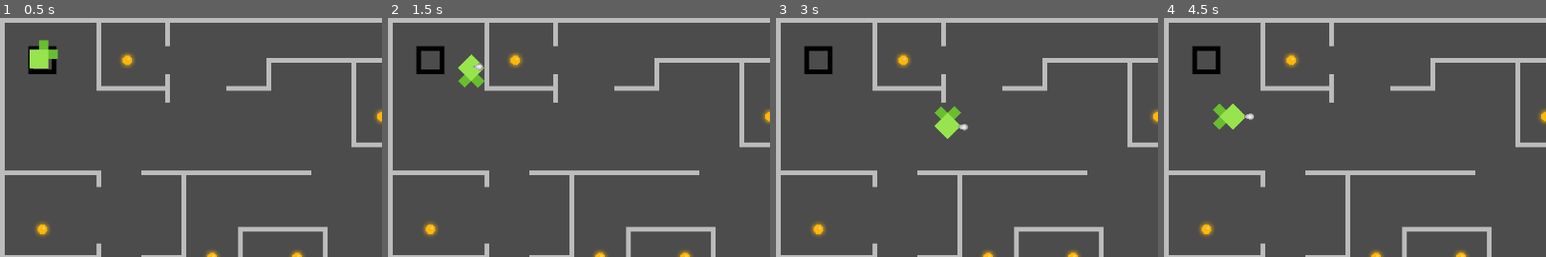
Above: before the commit, frames 1-4 (left to right).
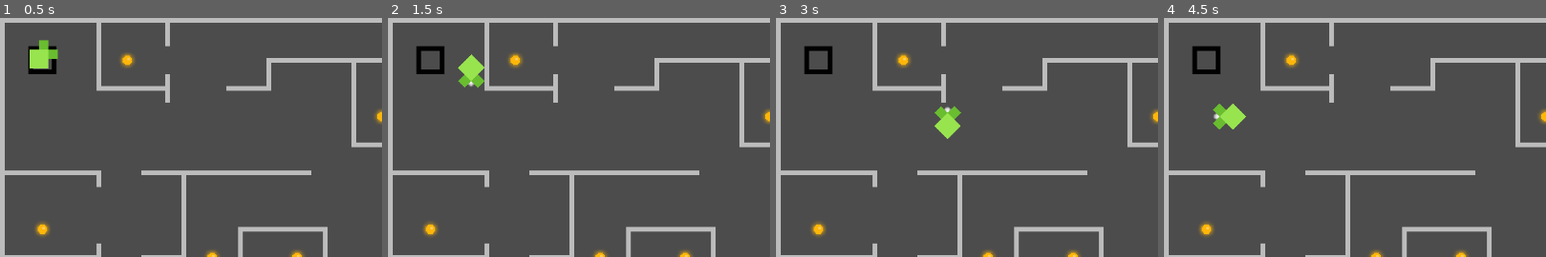
Above: after the commit, the same moments.

Repository: Kowagatte/TDClient
Game: Godot game, scene res://main.tscn
Same seed, same stepped clock (60 frames per second), same inputs: the game is played once before the commit and once after it.
Inputs (mouse positions are % of the whole screen's width and height, from its top left):
- Up to frame 1 (0.5 s): no input
- Up to frame 2 (1.5 s): tap Enter at 0.5 s; move the mouse to (72, 45) at 0.52 s; press the mouse at (72, 45) at 0.53 s; hold D (move_right) 0.53-1.28 s; tap Space at 1.25 s; move the mouse to (30, 55) at 1.27 s; release the mouse at (30, 55) at 1.28 s; hold S (move_down) from 1.28 s (still down); click (30, 55) at 1.35 s
- Up to frame 3 (3 s): move the mouse to (60, 28) at 2.02 s; release S (move_down) at 2.03 s; press the mouse at (60, 28) at 2.03 s; hold D (move_right) 2.03-2.78 s; move the mouse to (45, 70) at 2.77 s; release the mouse at (45, 70) at 2.78 s; hold W (move_up) from 2.78 s (still down); click (45, 70) at 2.85 s
- Up to frame 4 (4.5 s): tap Enter at 3.5 s; move the mouse to (80, 65) at 3.52 s; release W (move_up) at 3.53 s; press the mouse at (80, 65) at 3.53 s; hold A (move_left) from 3.53 s (still down); move the mouse to (20, 35) at 4.27 s; release the mouse at (20, 35) at 4.28 s; click (20, 35) at 4.35 s
The pictures show only the part of the screen within x 0-50%, y 0-50%; the shares and areas given below are measured in that part.

Frame 1 is identical in both runs. In frame 2, less than 0.1% of the frame differs, in the area x 21-26%, y 18-29%; in frame 3, less than 0.1%; in frame 4, less than 0.1%.

Commit message:
Added bullet movement, shooting and rotation

Diff:
--- a/nodes/bullet.tscn
+++ b/nodes/bullet.tscn
@@ -4,7 +4,7 @@
 [ext_resource path="res://scripts/bullet.gd" type="Script" id=2]
 
 [sub_resource type="RectangleShape2D" id=1]
-extents = Vector2( 3, 3 )
+extents = Vector2( 2.75, 3 )
 
 [node name="bullet" type="KinematicBody2D"]
 scale = Vector2( 2, 2 )
@@ -12,7 +12,7 @@
 script = ExtResource( 2 )
 
 [node name="CollisionShape" type="CollisionShape2D" parent="."]
-position = Vector2( 2, 0 )
+position = Vector2( 1.75, 0 )
 shape = SubResource( 1 )
 
 [node name="Sprite" type="Sprite" parent="."]
--- a/scripts/Player.gd
+++ b/scripts/Player.gd
@@ -1,8 +1,13 @@
 extends KinematicBody2D
 
 var move_speed = 200
-var movement = [false, false, false, false]
-var rotation_map = [-45, 135, 45, -135]
+var velocity = Vector2(0, 0)
+var rotation_map = [[270, 225, 180], [315, rotation_degrees, 135], [0, 45, 90]]
+
+# [up, down, right, left]
+# [315, 135, 45, 225]
+# [up_right, up_left, down_right, down_left]
+# [0, 270, 90, 180]
 
 var bullet: KinematicBody2D
 
@@ -13,60 +18,28 @@
 
 
 func _physics_process(_delta):
-	var velocity = Vector2()
-
-	if movement[0]:
-		velocity.y -= move_speed
-		rotation_degrees = -45
-	if movement[1]:
-		velocity.y += move_speed
-		rotation_degrees = 135
-	if movement[2]:
-		velocity.x += move_speed
-		rotation_degrees = 45
-	if movement[3]:
-		velocity.x -= move_speed
-		rotation_degrees = -135
-
-	if velocity.x > 0:
-		if velocity.y < 0:
-			pass
-		if velocity.y > 0:
-			pass
-		rotation_degrees = rotation_map[2]
-	if velocity.x < 0:
-		if velocity.y < 0:
-			pass
-		if velocity.y > 0:
-			pass
-	else:
-		if velocity.y < 0:
-			pass
-		if velocity.y > 0:
-			pass
-
-	# Should base rotation on velocity instead of input.
-	if movement[0] and movement[2]:
-		rotation_degrees = rotation_map[0] + rotation_map[2]
-	elif movement[0] and movement[3]:
-		rotation_degrees = -rotation_map[0] + rotation_map[3]
-	elif movement[1] and movement[2]:
-		rotation_degrees = rotation_map[1] + -rotation_map[2]
-	elif movement[1] and movement[3]:
-		rotation_degrees = rotation_map[1] + rotation_map[3] + 180
+	if velocity != Vector2():
+		rotation_degrees = rotation_map[velocity.x+1][velocity.y+1]
+	var _m = move_and_slide(velocity.normalized() * move_speed)
 
 
-	var _m = move_and_slide(velocity)
 
 # Called every frame. 'delta' is the elapsed time since the previous frame.
 func _process(_delta):
 
 	if Input.is_action_pressed("shoot"):
-		bullet.position = position
-		bullet.set_process(true)
-		bullet.visible = true
+		bullet.shoot(position, velocity)
 
-	movement[0] = Input.is_action_pressed("move_up")
-	movement[1] = Input.is_action_pressed("move_down")
-	movement[2] = Input.is_action_pressed("move_right")
-	movement[3] = Input.is_action_pressed("move_left")
+	if Input.is_action_pressed("move_up"):
+		velocity.y = -1
+	elif Input.is_action_pressed("move_down"):
+		velocity.y = 1
+	else:
+		velocity.y = 0
+
+	if Input.is_action_pressed("move_right"):
+		velocity.x = 1
+	elif Input.is_action_pressed("move_left"):
+		velocity.x = -1
+	else:
+		velocity.x = 0
--- a/scripts/bullet.gd
+++ b/scripts/bullet.gd
@@ -1,21 +1,25 @@
 extends KinematicBody2D
-
-
-# Declare member variables here. Examples:
-# var a = 2
-# var b = "text"
 
 export var speed = 400
 export var accel = 5
+var direction = Vector2(0, 0)
 
+func hit():
+	visible = false
+	set_process(false)
 
-# Called when the node enters the scene tree for the first time.
-func _ready():
-	pass # Replace with function body.
+func shoot(pos, dir):
+	position = pos
+	direction = dir
 
+	rotation = direction.angle()
+
+	#rotation_degrees = int(Math.atan2(dir.y, dir.x)*180/Math.PI)
+
+	set_process(true)
+	visible = true
 
 func _physics_process(delta):
-	move_and_collide( Vector2(1, 0).normalized() * speed * delta)
-# Called every frame. 'delta' is the elapsed time since the previous frame.
-#func _process(delta):
-#	pass
+	var c = move_and_collide( direction.normalized() * speed * delta)
+	if c:
+		hit()
Not shown: 1 places in main.tscn that only renumber resources
